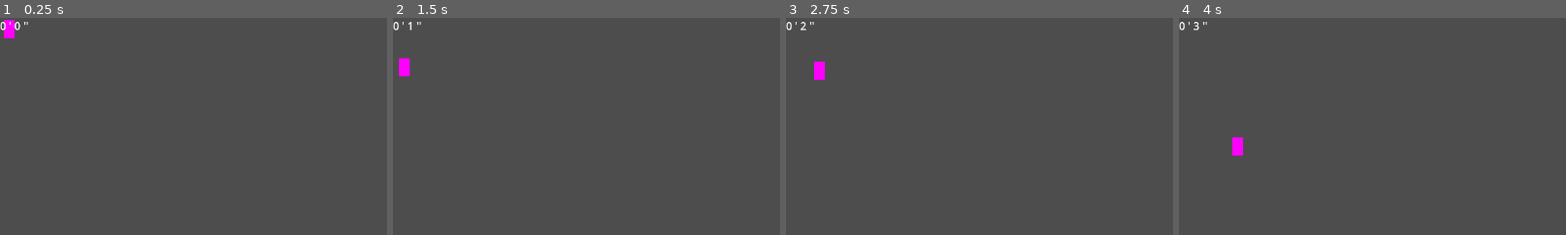
Above: before the commit, frames 1-4 (left to right).
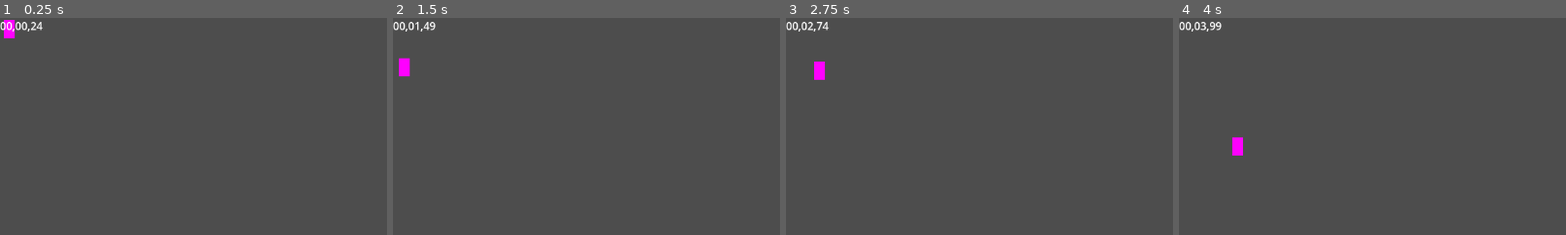
Above: after the commit, the same moments.

Repository: Timjb4235/three-brothers
Game: Godot game, scene res://scenes/main.tscn
Same seed, same stepped clock (60 frames per second), same inputs: the game is played once before the commit and once after it.
Inputs:
- Up to frame 1 (0.25 s): no input
- Up to frame 2 (1.5 s): no input
- Up to frame 3 (2.75 s): no input
- Up to frame 4 (4 s): no input
The pictures show only the part of the screen within x 0-50%, y 0-50%; the shares and areas given below are measured in that part.

The runs differ from the first frame. In frame 1, 0.2% of the frame differs, in the area x 1-12%, y 1-7%; in frame 2, 0.2%; in frame 3, 0.2%; in frame 4, 0.2%.

Commit message:
Finished timer

Diff:
--- a/scripts/laptimer.gd
+++ b/scripts/laptimer.gd
@@ -13,7 +13,7 @@
 # Called every frame. 'delta' is the elapsed time since the previous frame.
 func _process(delta):
 	gametime += delta
-	minutes = floor(gametime / 60)
-	seconds = floor(gametime - minutes*60)
-	# milliseconds = tba
-	text = str(minutes, " ' ", seconds, " '' ")
+	minutes = gametime / 60
+	seconds = fmod(gametime,60)
+	milliseconds = fmod(gametime,1)*100
+	text = str("%02d,%02d,%02d") % [minutes,seconds,milliseconds]
